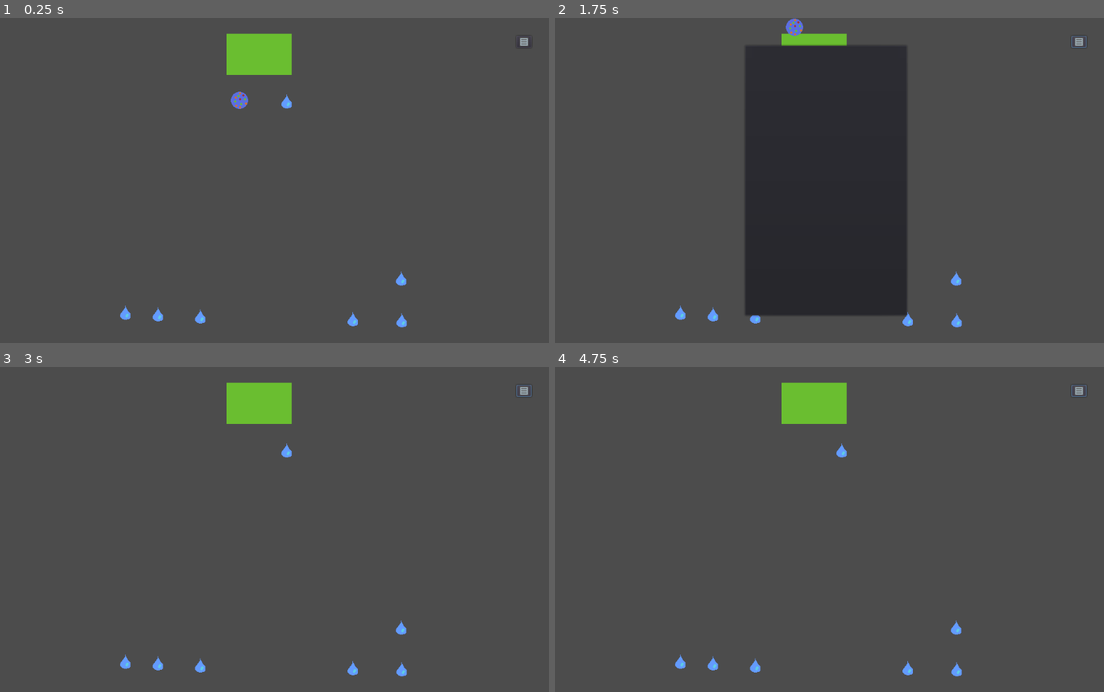
Above: before the commit, frames 1-4 (two rows, left to right).
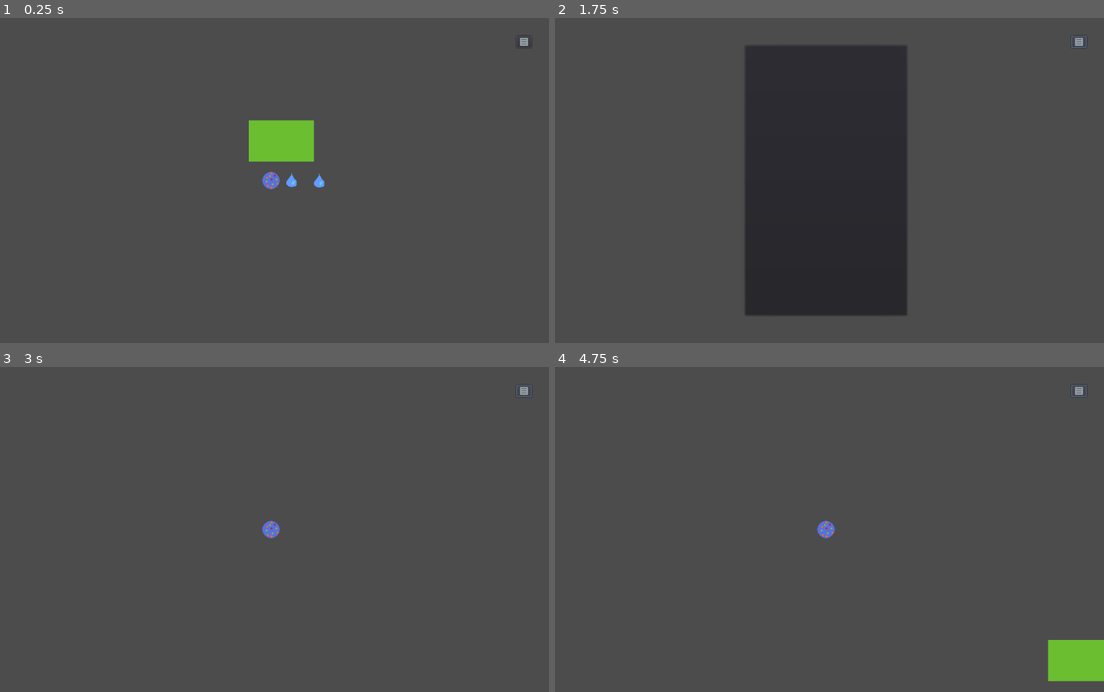
Above: after the commit, the same moments.

Repository: xwedea/froots
Game: Godot game, scene res://levels/Main.tscn
Two runs of this game, one before a commit and one after it. Both use one fixed random seed, a clock stepped at 60 frames per second and the inputs below.
Inputs (mouse positions are in pixels of both pictures, inside the frame that each line leads up to):
- Up to frame 1 (0.25 s): no input
- Up to frame 2 (1.75 s): click (1076, 40) at 0.5 s; tap Enter at 1.25 s; hold W (go_up) from 1.28 s (still down); tap Space (drop, bound only after the commit) at 1.35 s
- Up to frame 3 (3 s): tap Space (drop, bound only after the commit) at 2, 2.1, 2.85 s; release W (go_up) at 2.78 s; hold A (go_left) from 2.78 s (still down)
- Up to frame 4 (4.75 s): tap Enter at 3.5 s; tap Space (drop, bound only after the commit) at 3.6, 4.25, 4.35 s; release A (go_left) at 4.28 s; hold S (go_down) from 4.28 s (still down)

The runs differ from the first frame. In frame 1, 3.8% of the frame differs, in the area x 21-75%, y 4-96%; in frame 2, 0.9%; in frame 3, 2.0%; in frame 4, 3.4%.

Commit message:
drop materials to activation point

Diff:
--- a/characters/cell/Cell.gd
+++ b/characters/cell/Cell.gd
@@ -3,8 +3,8 @@
 var speed = 300
 var velocity = Vector2.ZERO
 var capacity = 100
-var weight = 0
 
+export var weight = 0
 export var inventory = {
 	"Water": 0,
 	"Carbon": 0,
@@ -15,7 +15,14 @@
 
 
 func _ready():
-	pass
+	var ActivationAreas = get_tree().get_nodes_in_group("activation")
+	ActivationAreas[0].connect("drop_materials", self, "drop")
+
+
+func drop():
+	weight = 0
+	for key in inventory.keys():
+			inventory[key] = 0
 
 func _process(delta: float):
 	pass
--- a/characters/cell/Cell.tscn
+++ b/characters/cell/Cell.tscn
@@ -35,4 +35,7 @@
 [node name="CollisionShape2D" type="CollisionShape2D" parent="InteractArea"]
 shape = SubResource( 3 )
 
+[node name="Camera2D" type="Camera2D" parent="."]
+current = true
+
 [connection signal="area_entered" from="InteractArea" to="." method="_on_InteractArea_area_entered"]
--- a/levels/Main.tscn
+++ b/levels/Main.tscn
@@ -12,7 +12,7 @@
 [node name="HUD" parent="Main2D" instance=ExtResource( 4 )]
 
 [node name="Cell" parent="Main2D" instance=ExtResource( 1 )]
-position = Vector2( 454, 152 )
+position = Vector2( 471, 140 )
 
 [node name="Water" parent="Main2D" instance=ExtResource( 2 )]
 position = Vector2( 303, 547 )
@@ -30,7 +30,10 @@
 position = Vector2( 752, 558 )
 
 [node name="Water6" parent="Main2D" instance=ExtResource( 2 )]
-position = Vector2( 540, 154 )
+position = Vector2( 559, 140 )
+
+[node name="Water8" parent="Main2D" instance=ExtResource( 2 )]
+position = Vector2( 508, 139 )
 
 [node name="Water7" parent="Main2D" instance=ExtResource( 2 )]
 position = Vector2( 751, 481 )
--- a/misc/activation/ActivationArea.gd
+++ b/misc/activation/ActivationArea.gd
@@ -1,13 +1,48 @@
 extends Area2D
 
+var isInside : bool = false
+
+signal drop_materials
+
+export var requirements  = {
+	"Water": 5,
+	"Carbon": 0,
+	"Potassium": 0,
+	"Nitrogen": 0,
+	"Phosphorus": 0,
+}
+
+export var collected  = {
+	"Water": 0,
+	"Carbon": 0,
+	"Potassium": 0,
+	"Nitrogen": 0,
+	"Phosphorus": 0,
+}
 
 func _ready():
 	pass
 
 
+func _process(delta : float):
+	print(collected.Water)
+
+	if (requirements.Water <= collected.Water):
+		set_rotation(0.5)
+
+
+	if isInside and Input.is_action_just_pressed("drop"):
+		for key in Cell.inventory.keys():
+			collected[key] += Cell.inventory[key]
+		emit_signal("drop_materials")
+
+
+
 
 func _on_ActivationArea_body_entered(body):
+	isInside = true
 	$Panel.visible = true
 
 func _on_ActivationArea_body_exited(body):
+	isInside = false
 	$Panel.visible = false
--- a/misc/activation/ActivationArea.tscn
+++ b/misc/activation/ActivationArea.tscn
@@ -36,7 +36,7 @@
 margin_bottom = 14.0
 rect_scale = Vector2( 0.3, 0.3 )
 custom_fonts/font = ExtResource( 3 )
-text = "Activate"
+text = "Drop"
 align = 1
 valign = 1
 
--- a/project.godot
+++ b/project.godot
@@ -17,6 +17,7 @@
 [autoload]
 
 Water="*res://materials/water/Water.gd"
+Cell="*res://characters/cell/Cell.gd"
 
 [gui]
 
@@ -49,6 +50,11 @@
 "events": [ Object(InputEventKey,"resource_local_to_scene":false,"resource_name":"","device":0,"alt":false,"shift":false,"control":false,"meta":false,"command":false,"pressed":false,"scancode":0,"physical_scancode":16777218,"unicode":0,"echo":false,"script":null)
  ]
 }
+drop={
+"deadzone": 0.5,
+"events": [ Object(InputEventKey,"resource_local_to_scene":false,"resource_name":"","device":0,"alt":false,"shift":false,"control":false,"meta":false,"command":false,"pressed":false,"scancode":0,"physical_scancode":32,"unicode":0,"echo":false,"script":null)
+ ]
+}
 
 [layer_names]
 
